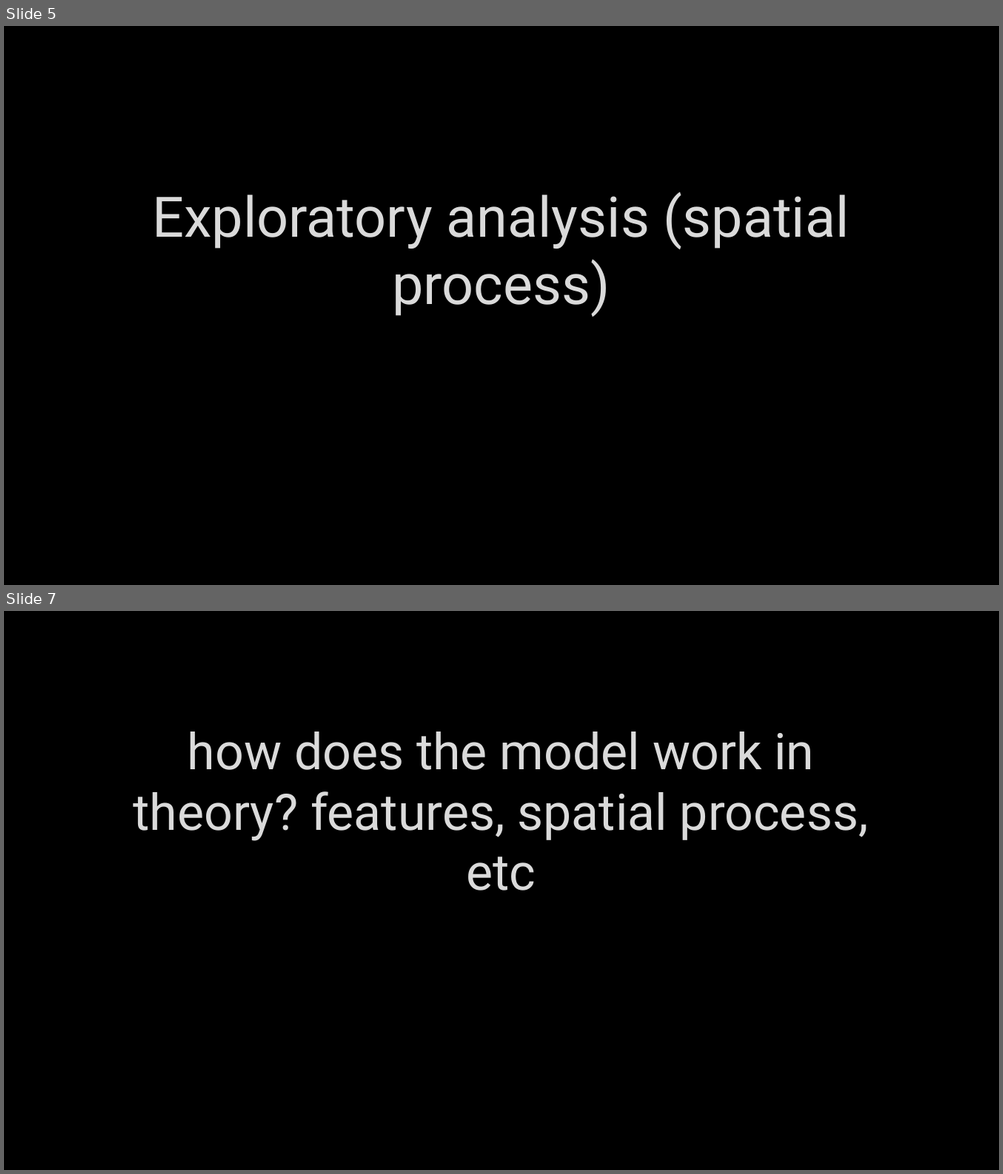
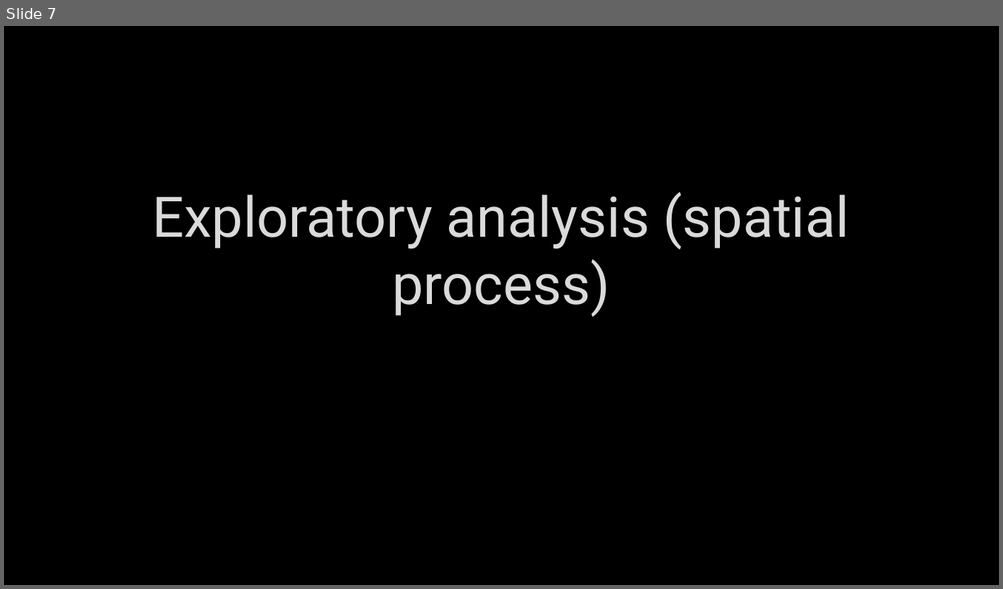
Before and after one commit to njcorona/heroin-overdose-prediction, a slide deck: pechakucha_nicksversion.pptx. Shown one above the other, each under a label of ours: slides 5 and 7 before the commit, slide 7 after it; the slides between them are not shown. The pictures are 1003x1174 and 1003x589 pixels, drawn with LibreOffice and Linux fonts; fonts in the diff are those of the drawing; background and template pictures are left out. Boxes give left, top, right and bottom in pixels: in the first picture for what was removed or moved away, otherwise in the second. Text is boxed around its words. In the diff, an @@ line names an element or a change of style, - is before the commit and + after.

```diff
--- a/pechakucha_nicksversion.pptx
+++ b/pechakucha_nicksversion.pptx
@@ slide 7 removed at bbox=[4, 611, 999, 1170], background picture (left out) @@
@@ title removed at bbox=[134, 732, 868, 891] @@
-how does the model work in theory? features, spatial process, etc
@@ what was slide 5 is now slide 7 @@
```
Also in this commit, not shown: 4 slides changed, 5 slides added, 3 other slides removed.
